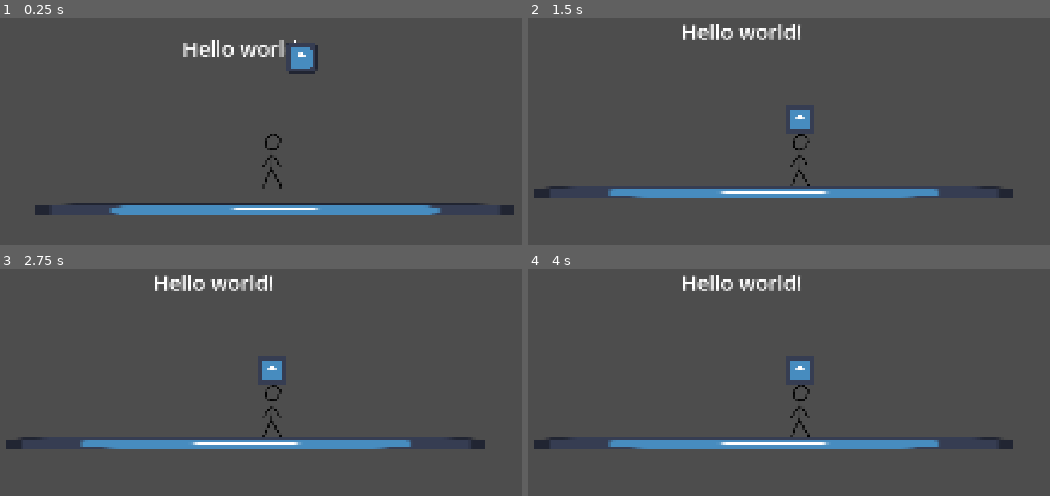
Above: before the commit, frames 1-4 (two rows, left to right).
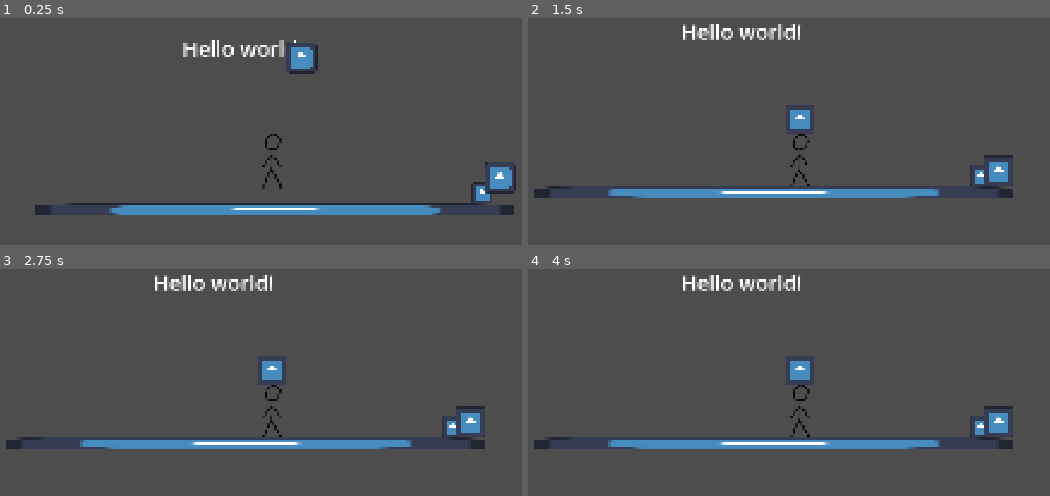
Above: after the commit, the same moments.

Repository: Crimbane/puzzle-platformer
Game: Godot game, scene res://Scenes/main.tscn
The game is run twice, just before and just after one commit, with the same random seed, the same clock (stepped at 60 frames per second) and the same inputs. The engine's default icon, where the game draws it, is replaced by a stand-in: a white triangle on a blue panel in a dark square.
Inputs:
- Up to frame 1 (0.25 s): no input
- Up to frame 2 (1.5 s): hold D (Move Right) from 0.53 s (still down); tap Space (Jump) at 0.77 s; tap Enter at 1.25 s
- Up to frame 3 (2.75 s): tap Space (Jump) at 1.52, 2 s; release D (Move Right) at 2.03 s; hold A (Move Left) from 2.03 s (still down)
- Up to frame 4 (4 s): tap Enter at 2.75 s; release A (Move Left) at 2.78 s; hold D (Move Right) from 2.78 s (still down); tap Space (Jump) at 3.02, 3.5, 3.77 s

The runs differ from the first frame. In frame 1, 0.7% of the frame differs, in the area x 90-99%, y 63-82%; in frame 2, 0.5%; in frame 3, 0.5%; in frame 4, 0.5%.

Commit message:
Added a pressure plate button

Diff:
--- /dev/null
+++ b/Scenes/box.tscn
@@ -0,0 +1,19 @@
+[gd_scene format=3 uid="uid://c1oavcobkgy8b"]
+
+[ext_resource type="Texture2D" uid="uid://qya0wfq1g5qo" path="res://Assets/icon.svg" id="1_xkb4e"]
+
+[sub_resource type="CircleShape2D" id="CircleShape2D_jjvhh"]
+radius = 37.0
+
+[node name="Box" type="RigidBody2D" unique_id=210537248]
+lock_rotation = true
+metadata/_edit_group_ = true
+
+[node name="Sprite2D" type="Sprite2D" parent="." unique_id=1097404858]
+position = Vector2(-27, 27)
+scale = Vector2(0.578125, 0.578125)
+texture = ExtResource("1_xkb4e")
+
+[node name="CollisionShape2D" type="CollisionShape2D" parent="." unique_id=1924813709]
+position = Vector2(-27, 27)
+shape = SubResource("CircleShape2D_jjvhh")
--- a/Scenes/main.tscn
+++ b/Scenes/main.tscn
@@ -2,13 +2,15 @@
 
 [ext_resource type="PackedScene" uid="uid://dc202a0io7caw" path="res://Scenes/label_hello.tscn" id="1_bo1nx"]
 [ext_resource type="PackedScene" uid="uid://bdw1uarwohnlv" path="res://Scenes/player.tscn" id="2_8gbba"]
+[ext_resource type="PackedScene" uid="uid://c1oavcobkgy8b" path="res://Scenes/box.tscn" id="4_21xkr"]
+[ext_resource type="Script" uid="uid://c7g5uenlqcmbh" path="res://Scripts/button.gd" id="4_jjvhh"]
 [ext_resource type="Texture2D" uid="uid://qya0wfq1g5qo" path="res://Assets/icon.svg" id="4_kry3j"]
 
 [sub_resource type="RectangleShape2D" id="RectangleShape2D_nrqo6"]
 size = Vector2(1147, 31)
 
-[sub_resource type="CircleShape2D" id="CircleShape2D_jjvhh"]
-radius = 37.0
+[sub_resource type="RectangleShape2D" id="RectangleShape2D_6pas7"]
+size = Vector2(125.00012, 75.00006)
 
 [node name="Main" type="Node" unique_id=1928245085]
 
@@ -30,16 +32,25 @@
 position = Vector2(28.5, 49.5)
 shape = SubResource("RectangleShape2D_nrqo6")
 
-[node name="Box" type="RigidBody2D" parent="." unique_id=846842323]
+[node name="Box" parent="." unique_id=210537248 instance=ExtResource("4_21xkr")]
 position = Vector2(667, 123)
-lock_rotation = true
+
+[node name="Button" type="Area2D" parent="." unique_id=148193529]
+position = Vector2(1075, 502.99997)
+scale = Vector2(0.4, 0.4)
+script = ExtResource("4_jjvhh")
 metadata/_edit_group_ = true
 
-[node name="Sprite2D" type="Sprite2D" parent="Box" unique_id=1028154922]
-position = Vector2(-27, 27)
-scale = Vector2(0.578125, 0.578125)
+[node name="Sprite2D" type="Sprite2D" parent="Button" unique_id=1949590685]
 texture = ExtResource("4_kry3j")
 
-[node name="CollisionShape2D" type="CollisionShape2D" parent="Box" unique_id=487766903]
-position = Vector2(-27, 27)
-shape = SubResource("CircleShape2D_jjvhh")
+[node name="CollisionShape2D" type="CollisionShape2D" parent="Button" unique_id=1842876155]
+position = Vector2(-0.00024414063, 25.000122)
+scale = Vector2(0.9999998, 0.9999998)
+shape = SubResource("RectangleShape2D_6pas7")
+
+[node name="Box2" parent="." unique_id=1019390414 instance=ExtResource("4_21xkr")]
+position = Vector2(1144, 411)
+
+[connection signal="body_entered" from="Button" to="Button" method="_on_body_entered"]
+[connection signal="body_exited" from="Button" to="Button" method="_on_body_exited"]
--- /dev/null
+++ b/Scripts/button.gd
@@ -0,0 +1,15 @@
+extends Area2D
+
+var entered = false
+
+
+func _on_body_entered(_body: RigidBody2D) -> void:
+	if not entered:
+		entered = true
+		print("entered")
+
+
+func _on_body_exited(_body: RigidBody2D) -> void:
+	if entered:
+		entered = false
+		print("exited")
Not shown, added: Scripts/button.gd.uid
